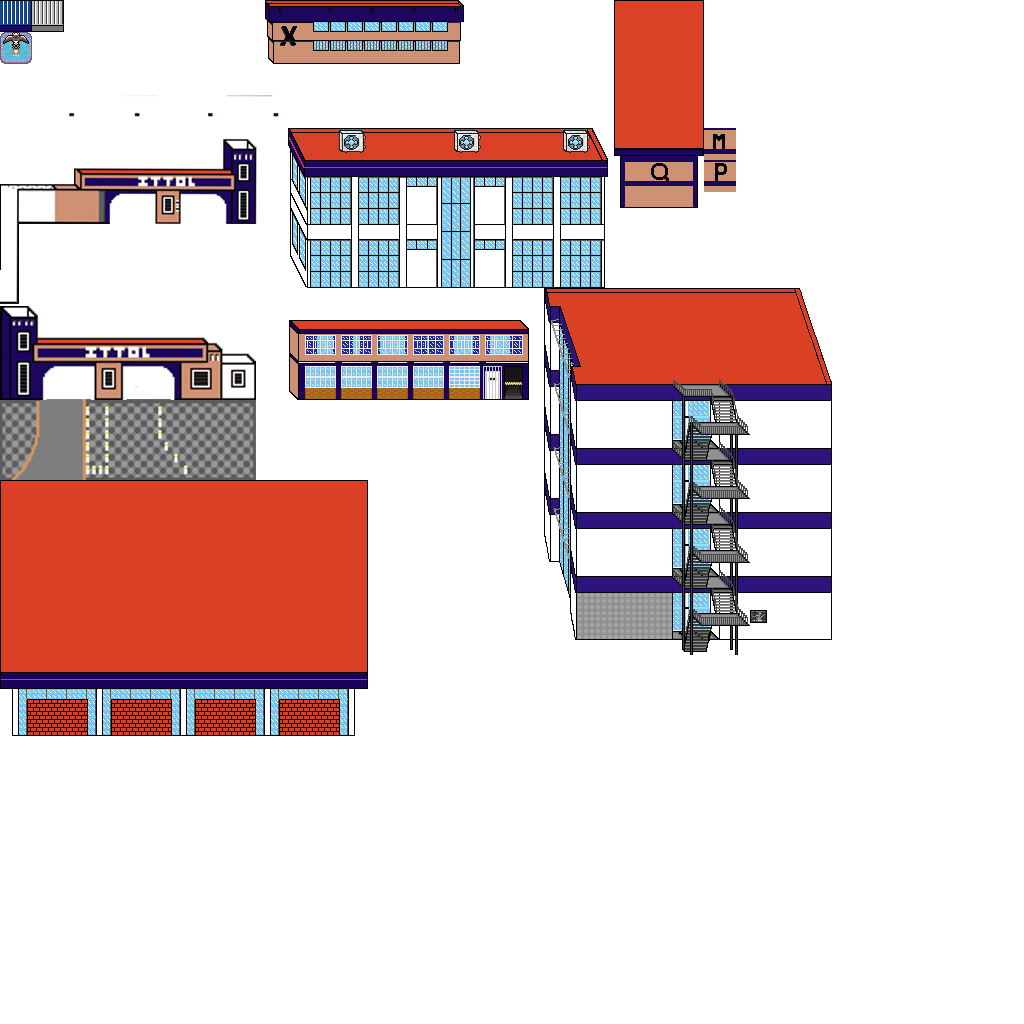
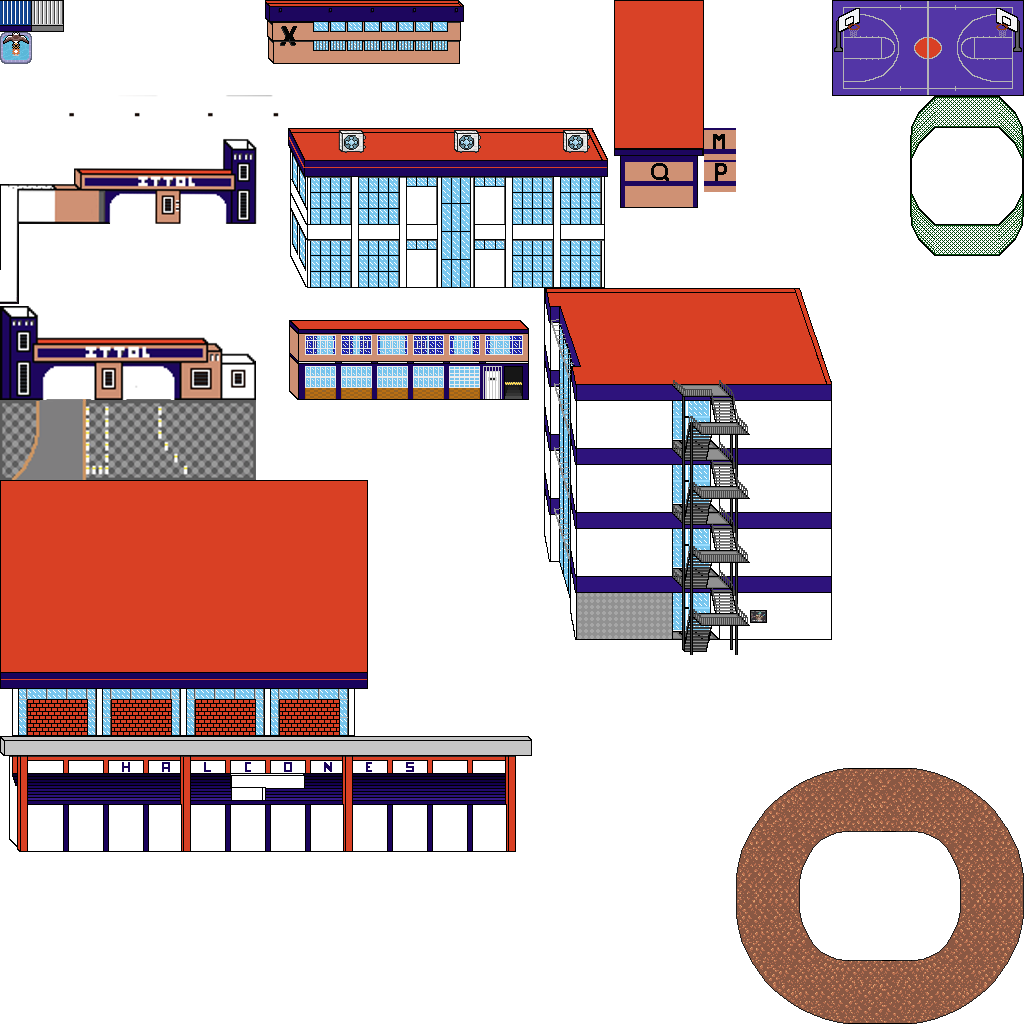
Comparing the layer stacks of the two 1024 x 1024 images. Changes:
painted on "TileSet Merged" over [0, 0, 1024, 1024]
